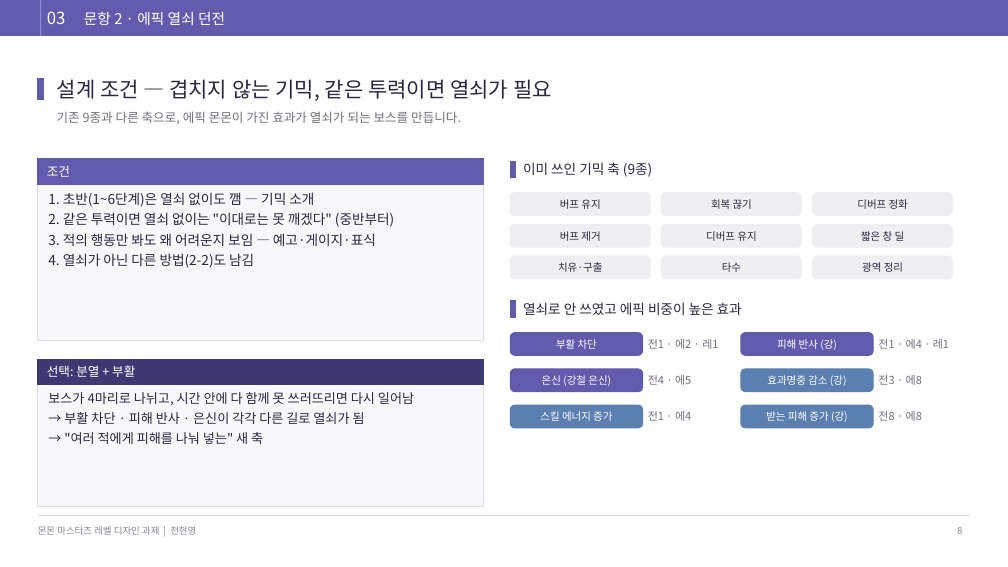
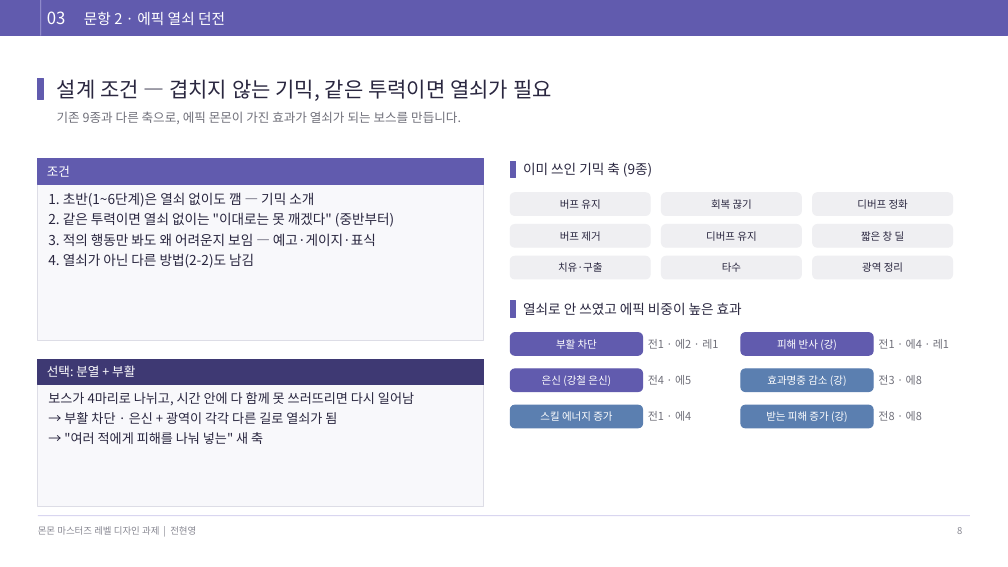
Before and after one commit to junhy96/MonMonCombat, a slide deck: slide 8 of docs/deck/monmon-assignment-draft.pptx. Drawn at 1008x567 pixels with LibreOffice and Linux fonts; fonts in the diff are those of the drawing. Boxes give left, top, right and bottom in pixels: in the first picture for what was removed or moved away, otherwise in the second. Text is boxed around its words. In the diff, an @@ line names an element or a change of style, - is before the commit and + after.

```diff
--- a/docs/deck/monmon-assignment-draft.pptx
+++ b/docs/deck/monmon-assignment-draft.pptx
@@ text at <box>64,412,337,424</box>: text changed @@
-→ 부활 차단 · 피해 반사 · 은신이 각각 다른 길로 열쇠가 됨
+→ 부활 차단 · 은신 + 광역이 각각 다른 길로 열쇠가 됨
```
Also in this commit, not shown: 17 other slides changed, 32 other files.
